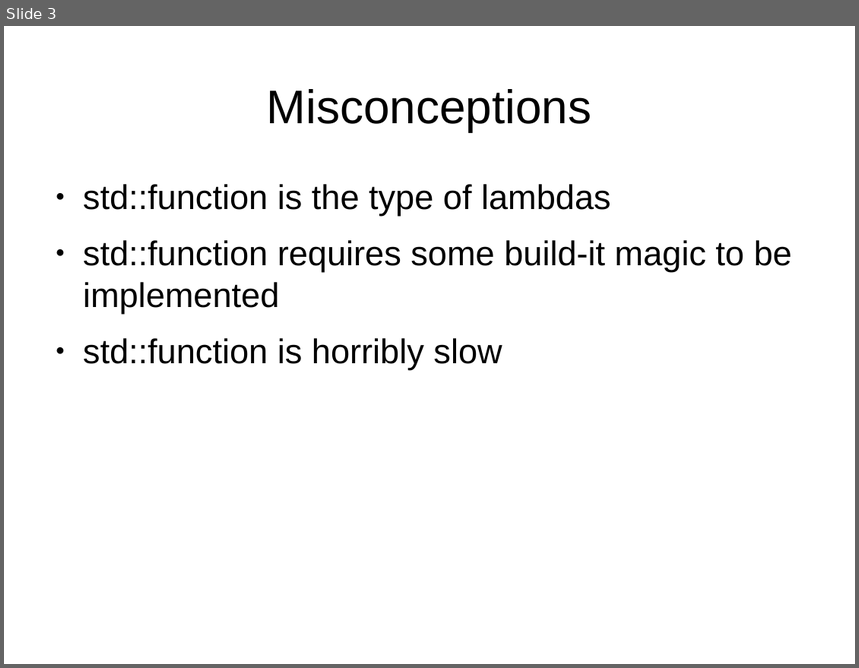
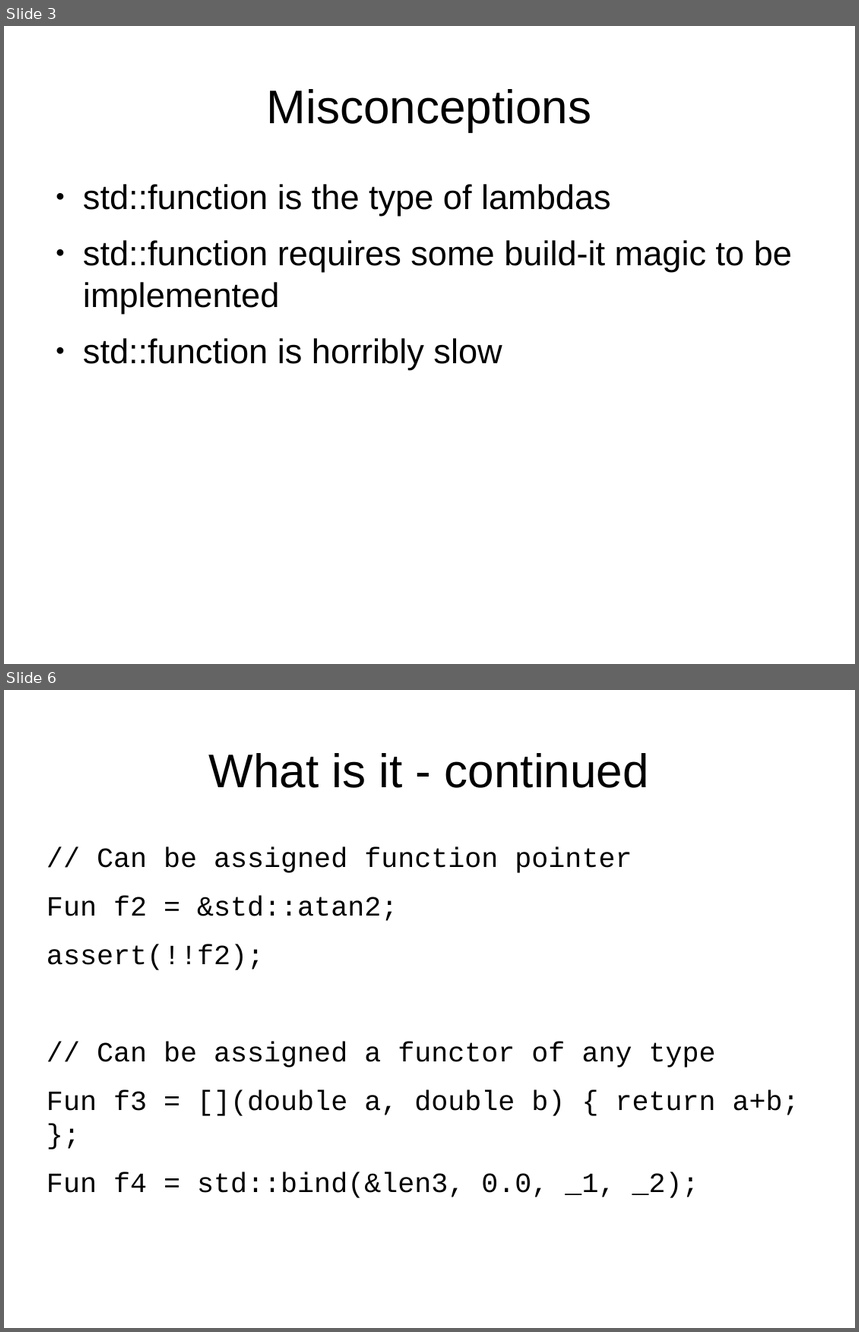
Before and after one commit to maciekgajewski/demystifying_std_function, a slide deck: demystifying-std-function.odp. Shown one above the other, each under a label of ours: slide 3 before the commit, slides 3 and 6 after it; the slides between them are not shown. The pictures are 859x668 and 859x1332 pixels, drawn with LibreOffice and Linux fonts; fonts in the diff are those of the drawing. Boxes give left, top, right and bottom in pixels: in the first picture for what was removed or moved away, otherwise in the second. Text is boxed around its words. In the diff, an @@ line names an element or a change of style, - is before the commit and + after.

Commit message:
Added support for target_type

```diff
--- a/demystifying-std-function.odp
+++ b/demystifying-std-function.odp
@@ slide 6 added at box(4, 690, 855, 1328), background #FFFFFF @@
@@ title added at box(209, 753, 649, 788), 44 pt, text #000000 @@
+What is it - continued
@@ text added at box(47, 847, 800, 1198), 26 pt, text #000000 @@
+// Can be assigned function pointer
+Fun f2 = &std::atan2;
+assert(!!f2);
+// Can be assigned a functor of any type
+Fun f3 = [](double a, double b) { return a+b; };
+Fun f4 = std::bind(&len3, 0.0, _1, _2);
```
Also in this commit, not shown: 3 other slides added, 3 other files.
